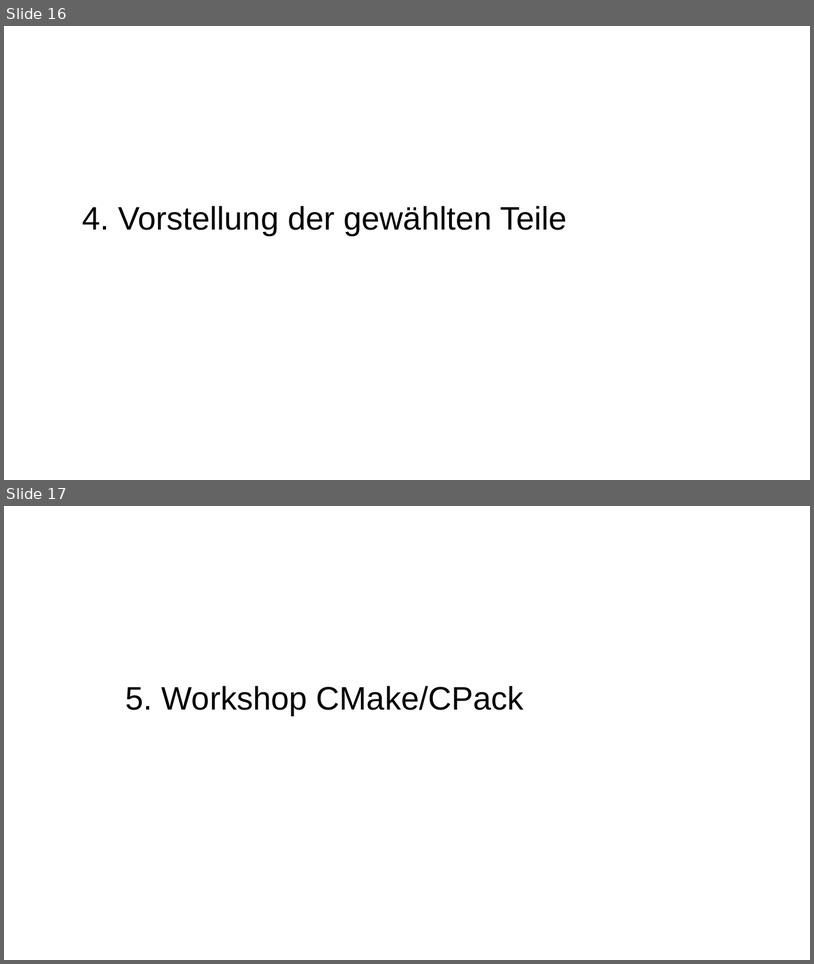
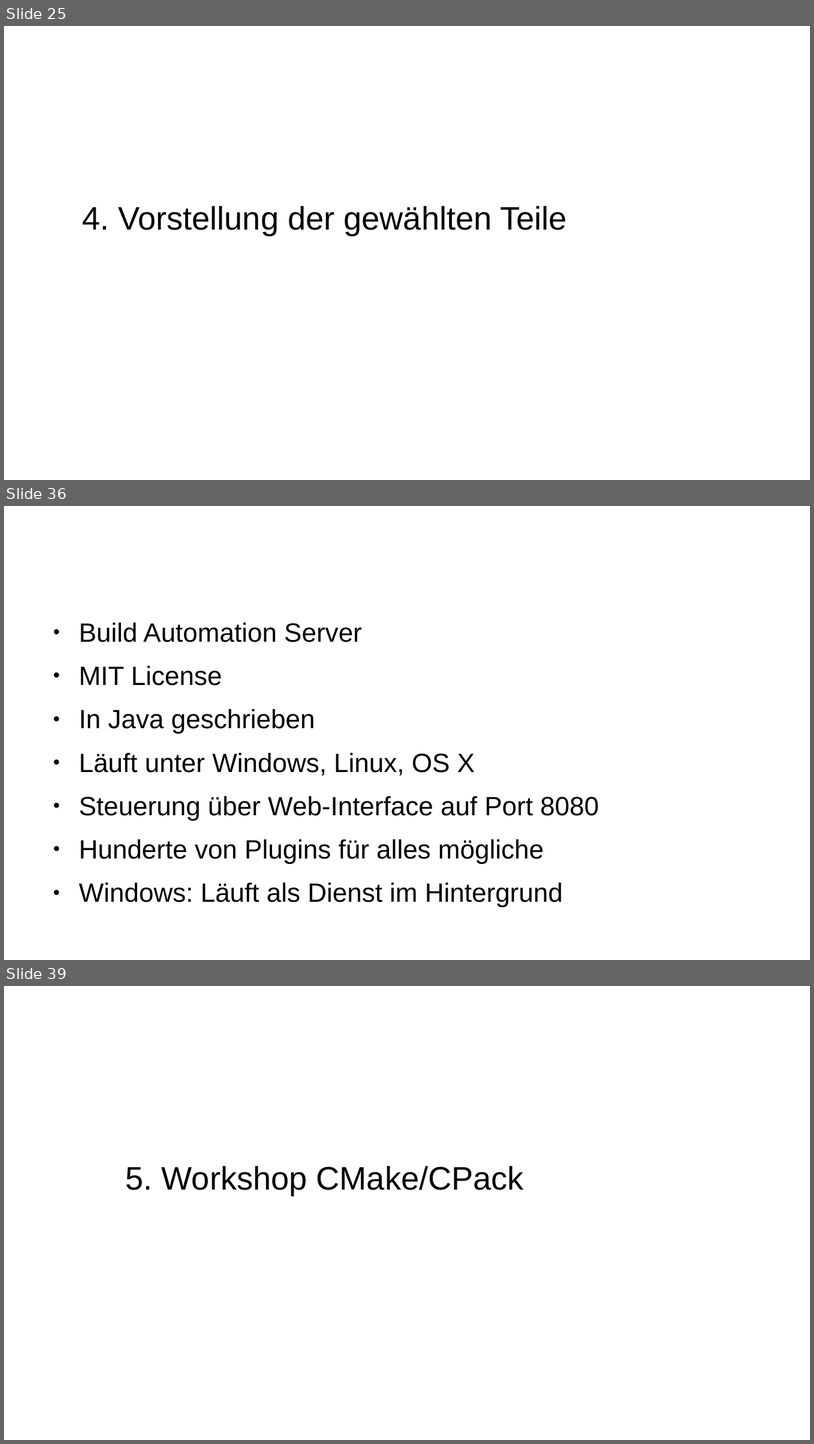
Before and after one commit to carstenkuckuk/CppUGBochum, a slide deck: doc/20180920_CppUGBochum_CI_Jenkins_CMake_GoogleTest.odp. Shown one above the other, each under a label of ours: slides 16 and 17 before the commit, slides 25, 36 and 39 after it; the slides between them are not shown. The pictures are 814x964 and 814x1444 pixels, drawn with LibreOffice and Linux fonts; fonts in the diff are those of the drawing; background and template pictures are left out. Boxes give left, top, right and bottom in pixels: in the first picture for what was removed or moved away, otherwise in the second. Text is boxed around its words. In the diff, an @@ line names an element or a change of style, - is before the commit and + after.

```diff
--- a/doc/20180920_CppUGBochum_CI_Jenkins_CMake_GoogleTest.odp
+++ b/doc/20180920_CppUGBochum_CI_Jenkins_CMake_GoogleTest.odp
@@ slide 36 added at [4,506,810,960], background #FFFFFF @@
@@ title added at [44,523,606,598], 35.7 pt, text #FFFFFF @@
+Jenkins (1/2)
@@ text added at [79,622,599,907], 26 pt, text #000000 @@
+● Build Automation Server
+● MIT License
+● In Java geschrieben
+● Läuft unter Windows, Linux, OS X
+● Steuerung über Web-Interface auf Port 8080
+● Hunderte von Plugins für alles mögliche
+● Windows: Läuft als Dienst im Hintergrund
@@ what was slide 16 is now slide 25 @@
@@ what was slide 17 is now slide 39 @@
```
Also in this commit, not shown: 21 other slides added.
